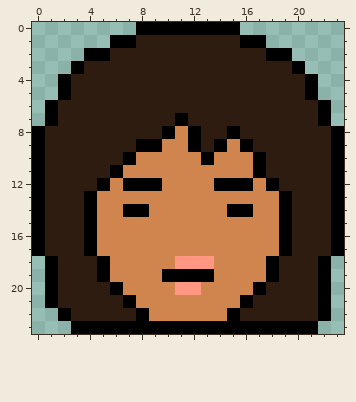
Pixel-art sprite, stored at game/images/laurenCHIBI.png. That is the earlier state.
The file is 24x24 pixels. Colours within 5 levels of each other are drawn and written as one.
The result:
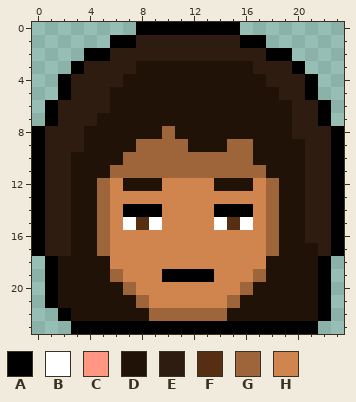
Palette (. is transparent): A #000000  B #ffffff  C #ff9783  D #211208  E #2e1c10  F #562f13  G #9e653b  H #d0854e
Diff:
Colour H becomes colour A in row 14 at x 9 and 14.
Colour H becomes colour B in row 15 at x 7, 9, 14 and 16.
Colour A becomes colour D in row 7 at x 11; in row 8 at x 12 and 15; in row 9 at x 12 and 14; in row 10 at x 17; in row 12 at x 7 to 9 and 14 to 16; in rows 13 to 17 at x 4 and 19.
Colour A becomes colour D in rows 18 to 19 at x 5 and 18; in row 20 at x 6 and 17; in row 21 at x 7 and 16; in row 22 at x 8 and 15.
Colour E becomes colour D in row 3 at x 8 to 16; in row 4 at x 7 to 17; in row 5 at x 6 to 18; in row 6 at x 6 to 19; in row 7 at x 5 to 10 and 12 to 19; in row 8 at x 4 to 9, 13 to 14 and 16 to 19.
Colour E becomes colour D in row 9 at x 4 to 7, 13 and 17 to 20; in row 10 at x 3 to 6 and 18 to 20; in row 11 at x 3 to 5 and 18 to 20; in row 12 at x 3 to 4 and 19 to 20; in rows 13 to 16 at x 3 and 20; in row 17 at x 3 and 20 to 21.
Colour E becomes colour D in rows 18 to 19 at x 2 to 4 and 19 to 21; in row 20 at x 2 to 5 and 18 to 21; in row 21 at x 2 to 6 and 17 to 21; in row 22 at x 3 to 7 and 16 to 21.
Colour H becomes colour D in row 8 at x 11.
Colour H becomes colour F in row 15 at x 8 and 15.
Colour A becomes colour G in row 8 at x 10; in row 9 at x 8 to 9 and 16; in row 10 at x 7 and 13; in row 11 at x 6 and 17; in row 12 at x 5 and 18.
Colour H becomes colour G in row 9 at x 10 to 11 and 15; in row 10 at x 8 to 12 and 14 to 16; in row 11 at x 7 to 16; in rows 13 to 17 at x 5 and 18; in row 19 at x 6 and 17; in row 20 at x 7 and 16.
Colour H becomes colour G in row 21 at x 8 and 15; in row 22 at x 9 to 14.
Colour C becomes colour H in row 18 at x 11 to 13; in row 20 at x 11 to 12.
